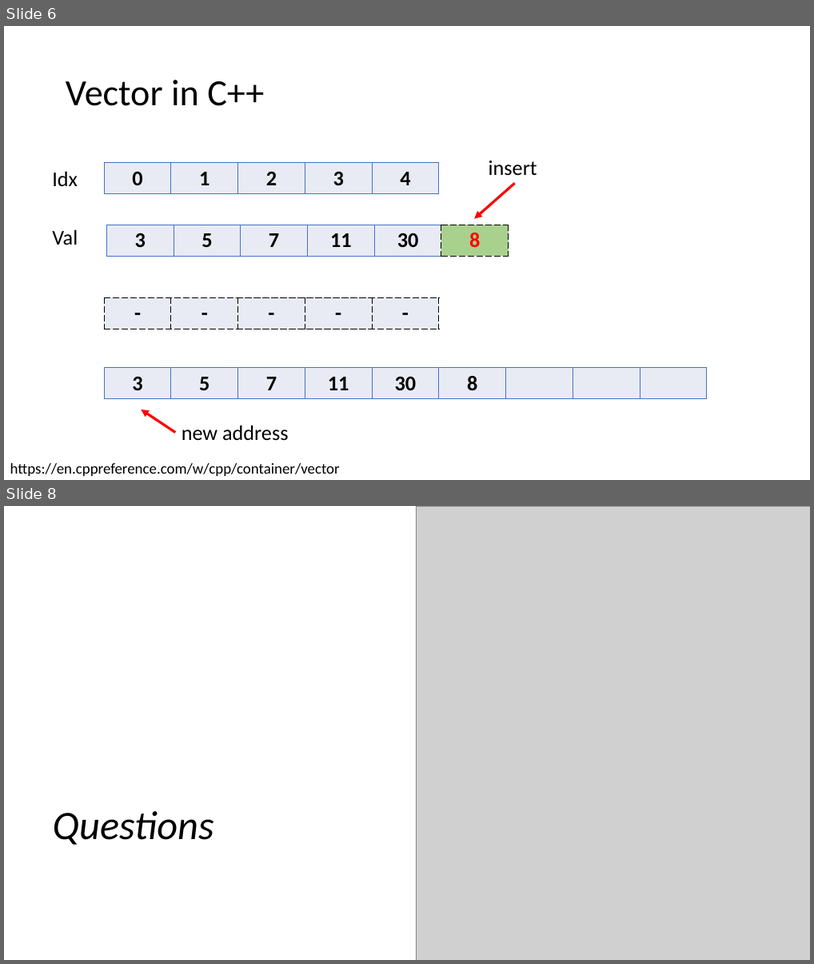
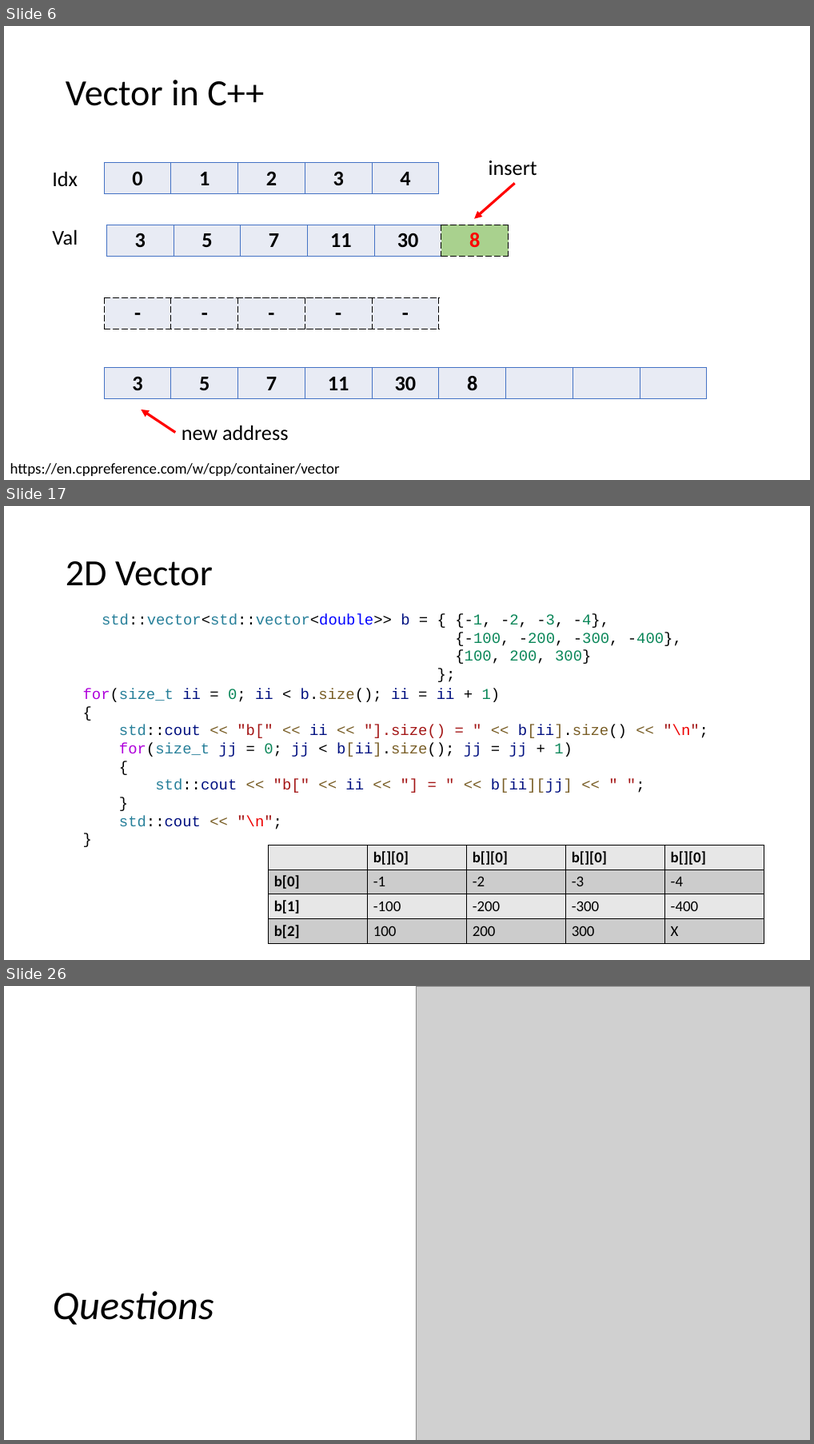
Before and after one commit to CNOCycle/cpp_tutorial, a slide deck: 07-vector_string/00-vector_string.pptx. Shown one above the other, each under a label of ours: slides 6 and 8 before the commit, slides 6, 17 and 26 after it; the slides between them are not shown. The pictures are 814x964 and 814x1444 pixels, drawn with LibreOffice and Linux fonts; fonts in the diff are those of the drawing; grey boxes stand for pictures. Boxes give left, top, right and bottom in pixels: in the first picture for what was removed or moved away, otherwise in the second. Text is boxed around its words. In the diff, an @@ line names an element or a change of style, - is before the commit and + after.

```diff
--- a/07-vector_string/00-vector_string.pptx
+++ b/07-vector_string/00-vector_string.pptx
@@ slide 17 added at [4, 506, 810, 960], background #FFFFFF @@
@@ title added at [66, 561, 213, 586], 44 pt, text #000000 @@
+2D Vector
@@ text added at [102, 614, 682, 664], 18 pt, text #000000 @@
+std::vector<std::vector<double>> b = { {-1, -2, -3, -4},
+{-100, -200, -300, -400},
+{100, 200, 300}
+};
@@ text added at [83, 688, 709, 829], 18 pt, text #001080 @@
+for(size_t ii = 0; ii < b.size(); ii = ii + 1)
+{
+std::cout << "b[" << ii << "].size() = " << b[ii].size() << "\n";
+for(size_t jj = 0; jj < b[ii].size(); jj = jj + 1)
+{
+std::cout << "b[" << ii << "] = " << b[ii][jj] << " ";
+}
+std::cout << "\n";
+}
@@ table added at [268, 844, 765, 943], 4 rows, 5 columns @@
+ | b[][0] | b[][0] | b[][0] | b[][0]
+b[0] | -1 | -2 | -3 | -4
+b[1] | -100 | -200 | -300 | -400
+b[2] | 100 | 200 | 300 | X
@@ what was slide 8 is now slide 26 @@
```
Also in this commit, not shown: 2 slides changed, 17 other slides added, 7 other files.
